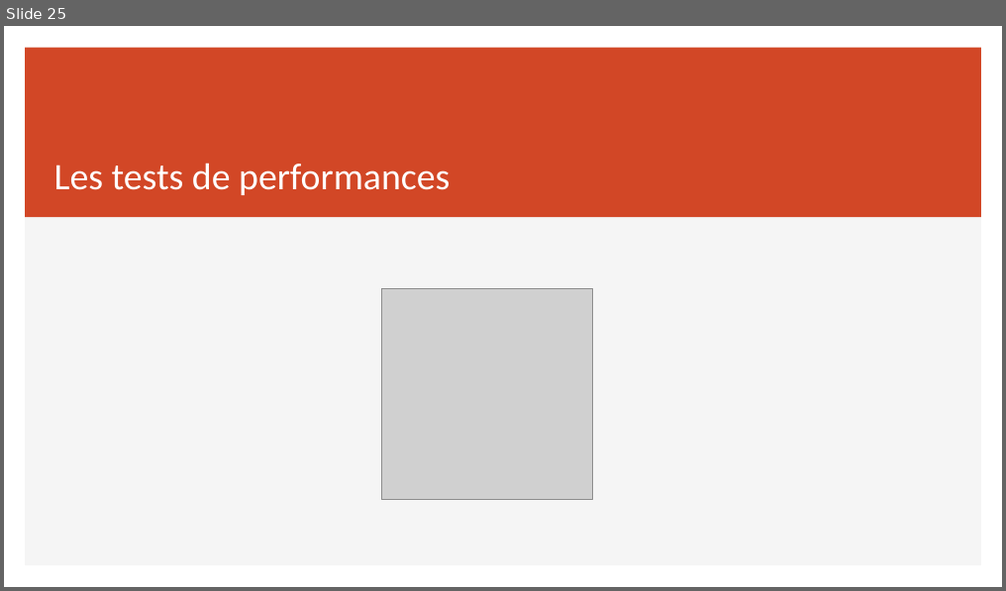
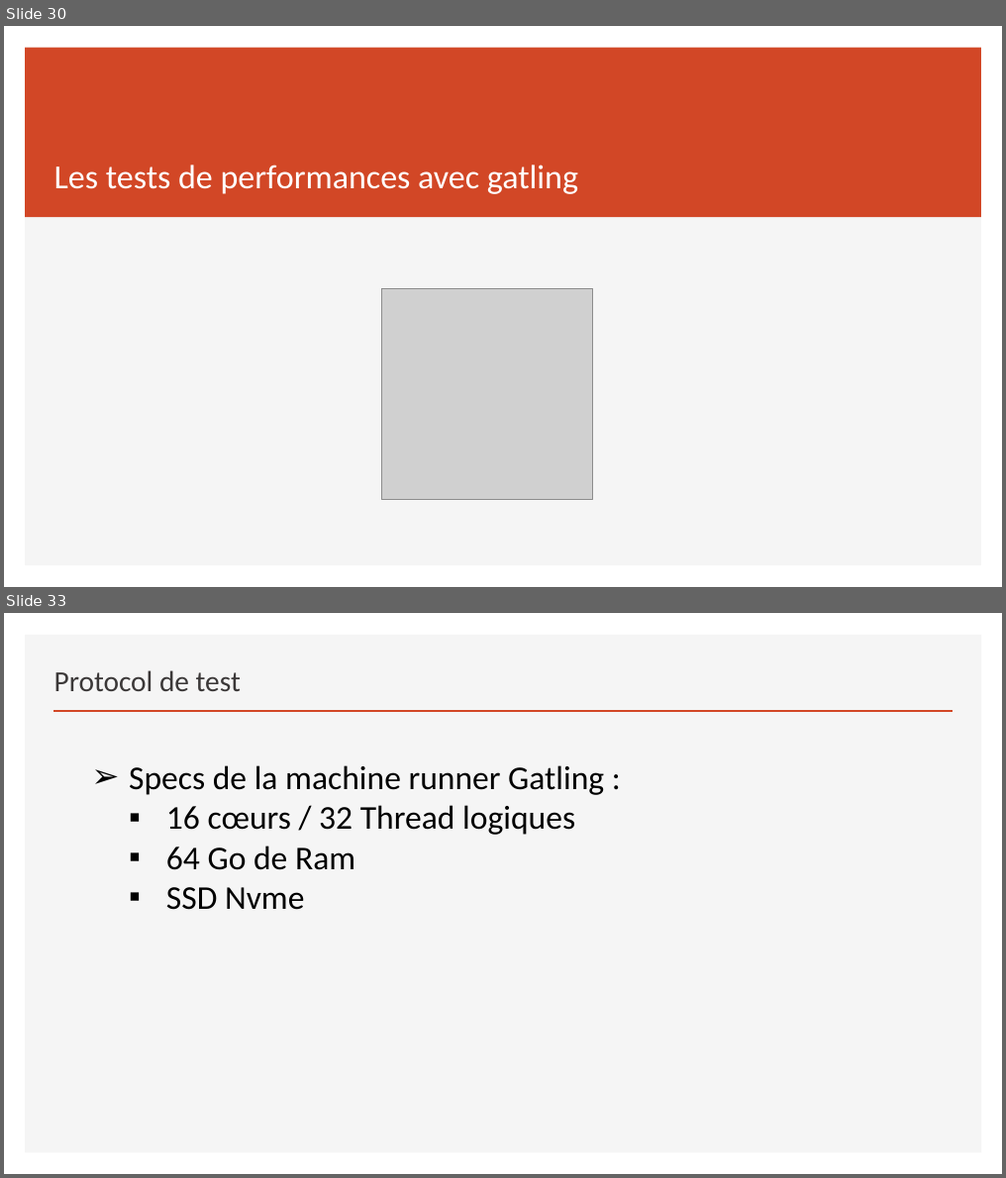
Before and after one commit to sebzuki/webflux-vs-web, a slide deck: REACTIVE.pptx. Shown one above the other, each under a label of ours: slide 25 before the commit, slides 30 and 33 after it; the slides between them are not shown. The pictures are 1006x591 and 1006x1178 pixels, drawn with LibreOffice and Linux fonts; fonts in the diff are those of the drawing; grey boxes stand for pictures. Boxes give left, top, right and bottom in pixels: in the first picture for what was removed or moved away, otherwise in the second. Text is boxed around its words. In the diff, an @@ line names an element or a change of style, - is before the commit and + after.

```diff
--- a/REACTIVE.pptx
+++ b/REACTIVE.pptx
@@ slide 33 added at <box>4,613,1002,1174</box>, background #FFFFFF; not listed: 1 template element that a slide beside it also shows @@
@@ title added at <box>54,670,241,691</box>, 28 pt, text #3B3838 @@
+Protocol de test
@@ line added from (54, 711) to (952, 711), #D24726 2 pt @@
@@ text added at <box>129,765,604,910</box>, 32 pt, text #000000 @@
+  ➢ Specs de la machine runner Gatling :
+    ▪ 16 cœurs / 32 Thread logiques
+    ▪ 64 Go de Ram
+    ▪ SSD Nvme
@@ what was slide 25 is now slide 30 @@
@@ slide 30 changed as well @@
@@ title at <box>54,165,578,194</box>: text changed; size 36 to 32.4 pt @@
-Les tests de performances
+Les tests de performances avec gatling
```
Also in this commit, not shown: 6 other slides changed, 32 other slides added, 11 slides removed, 33 other files.
